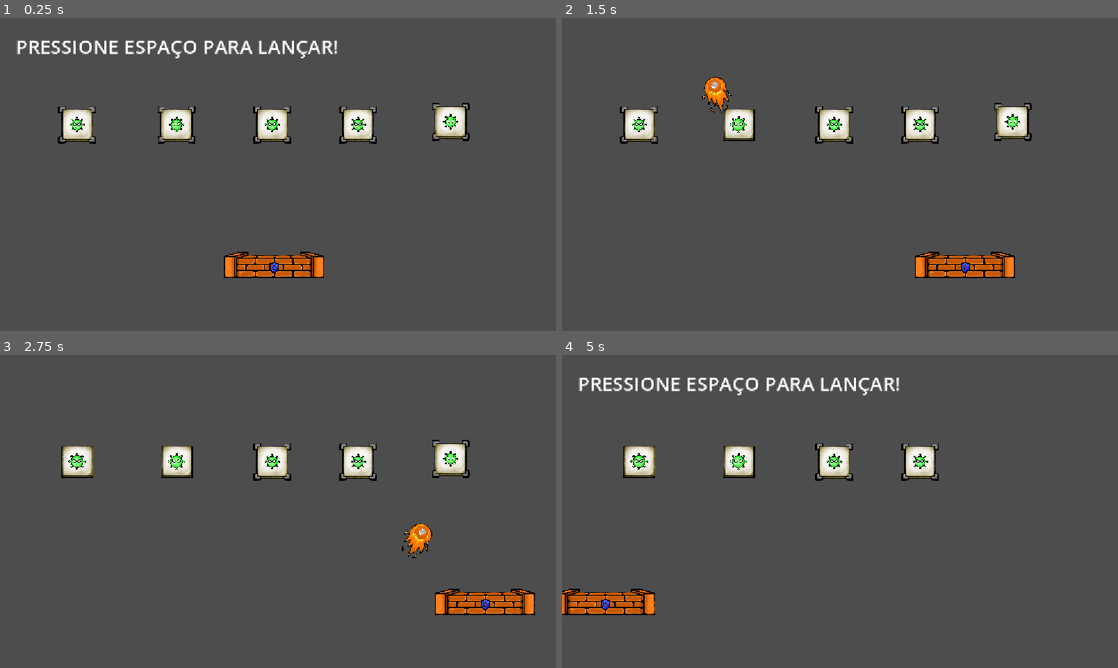
Above: before the commit, frames 1-4 (two rows, left to right).
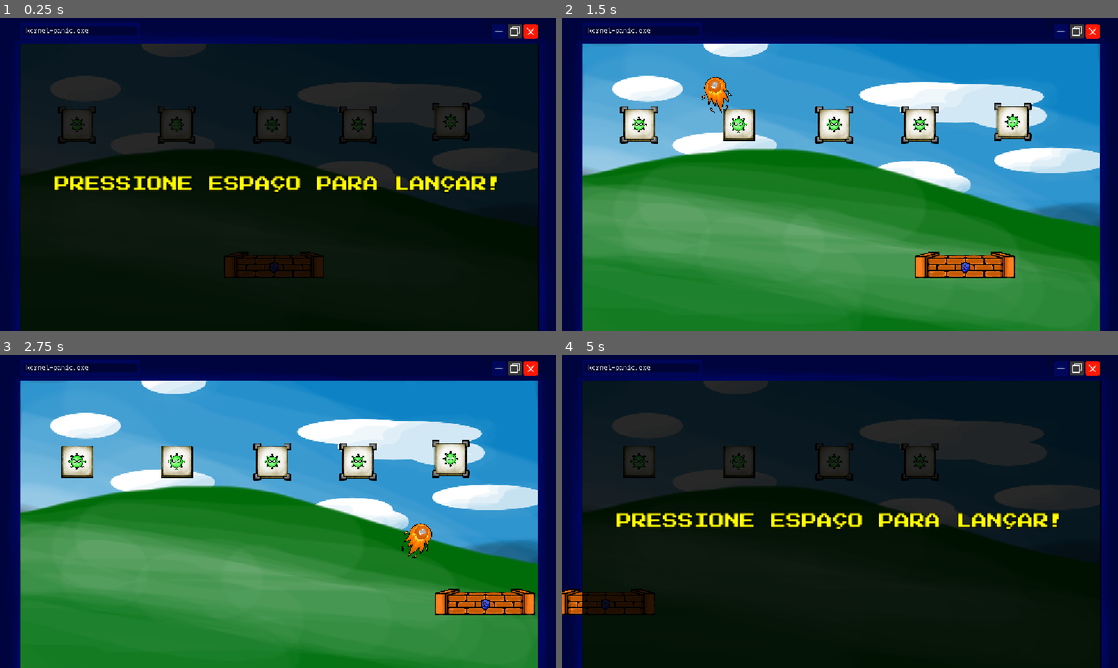
Above: after the commit, the same moments.

Repository: felipem7k/kernel-panic
Game: Godot game, scene res://scenes/jogo.tscn
The game is run twice, just before and just after one commit, with the same random seed, the same clock (stepped at 60 frames per second) and the same inputs.
Inputs:
- Up to frame 1 (0.25 s): no input
- Up to frame 2 (1.5 s): tap Space (atirar) at 0.5, 1.35 s; hold Right (direita) 0.53-1.28 s; hold Space (atirar) 0.53-1.28 s; hold Left (esquerda) from 1.28 s (still down)
- Up to frame 3 (2.75 s): release Left (esquerda) at 2.03 s; hold Right (direita) from 2.03 s (still down); hold Space (atirar) from 2.03 s (still down)
- Up to frame 4 (5 s): release Space (atirar) at 2.78 s; tap Space (atirar) at 2.85, 4.35 s; release Right (direita) at 3.53 s; hold Space (atirar) 3.53-4.28 s; hold Left (esquerda) from 3.53 s (still down)

The runs differ from the first frame. In frame 1, 99% of the frame differs, in the area x 0-100%, y 0-100%; in frame 2, 95%; in frame 3, 95%; in frame 4, 99%.

Commit message:
feat: customize "press for throw" logic

Diff:
--- a/scenes/jogo.tscn
+++ b/scenes/jogo.tscn
@@ -2,12 +2,23 @@
 
 [ext_resource type="PackedScene" uid="uid://qpy6eqs7q52" path="res://prefab/player.tscn" id="2_1b3iq"]
 [ext_resource type="PackedScene" uid="uid://bbr4ehwucb4mn" path="res://prefab/bullet.tscn" id="3_k05ng"]
+[ext_resource type="Texture2D" uid="uid://b0wfuieny62nk" path="res://assets/background.png" id="4_0c0ry"]
 [ext_resource type="PackedScene" uid="uid://1yp85s6ut0ws" path="res://prefab/brick_forte.tscn" id="4_k05ng"]
+[ext_resource type="FontFile" uid="uid://cc55cooyqhw7h" path="res://assets/PressStart2P-Regular.ttf" id="5_0c0ry"]
 
 [sub_resource type="LabelSettings" id="LabelSettings_g4v7s"]
-font_size = 40
+font = ExtResource("5_0c0ry")
+font_size = 32
+font_color = Color(1, 1, 0, 1)
+outline_size = 8
+outline_color = Color(0, 0, 0, 1)
 
 [node name="Cena Principal" type="Node2D" unique_id=1713383301]
+
+[node name="Background" type="Sprite2D" parent="." unique_id=1556269456]
+position = Vector2(577.8889, 325.125)
+scale = Vector2(0.6016204, 0.6016204)
+texture = ExtResource("4_0c0ry")
 
 [node name="Bricks" type="Node2D" parent="." unique_id=218420989]
 
@@ -47,11 +58,20 @@
 size_flags_horizontal = 3
 size_flags_vertical = 3
 
+[node name="LabelBackgound" type="ColorRect" parent="Control" unique_id=1556247651]
+layout_mode = 0
+offset_left = 42.0
+offset_top = 53.0
+offset_right = 1116.0
+offset_bottom = 649.0
+color = Color(0, 0, 0, 0.84313726)
+
 [node name="Label" type="Label" parent="Control" unique_id=65388336]
 layout_mode = 0
-offset_left = 33.0
-offset_top = 31.0
-offset_right = 701.0
-offset_bottom = 124.0
+offset_left = -3.0
+offset_top = 328.0
+offset_right = 1157.0
+offset_bottom = 368.0
 text = "PRESSIONE ESPAÇO PARA LANÇAR!"
 label_settings = SubResource("LabelSettings_g4v7s")
+horizontal_alignment = 1
--- a/scripts/bullet.gd
+++ b/scripts/bullet.gd
@@ -9,6 +9,7 @@
 
 @onready var player = $"../Player"
 @onready var texto = $"../Control/Label"
+@onready var bg_texto = $"../Control/LabelBackgound"
 @onready var imagem: Sprite2D = $Imagem
 
 @export_range(-180.0, 180.0, 1.0) var angulo_original_imagem: float = 45.0
@@ -18,6 +19,7 @@
 	visible = true
 	ativa = true
 	texto.visible = false
+	bg_texto.visible = false
 
 	var ir_esqueda = randi() % 2 == 0
 	var vx = -rebote * 0.4 if ir_esqueda else rebote *0.4
@@ -47,6 +49,7 @@
 func saiu_da_tela():
 	if position.y > get_viewport_rect().size.y:
 		texto.visible = true
+		bg_texto.visible = true
 		ativa = false
 		visible = false
 		velocidade = Vector2.ZERO
